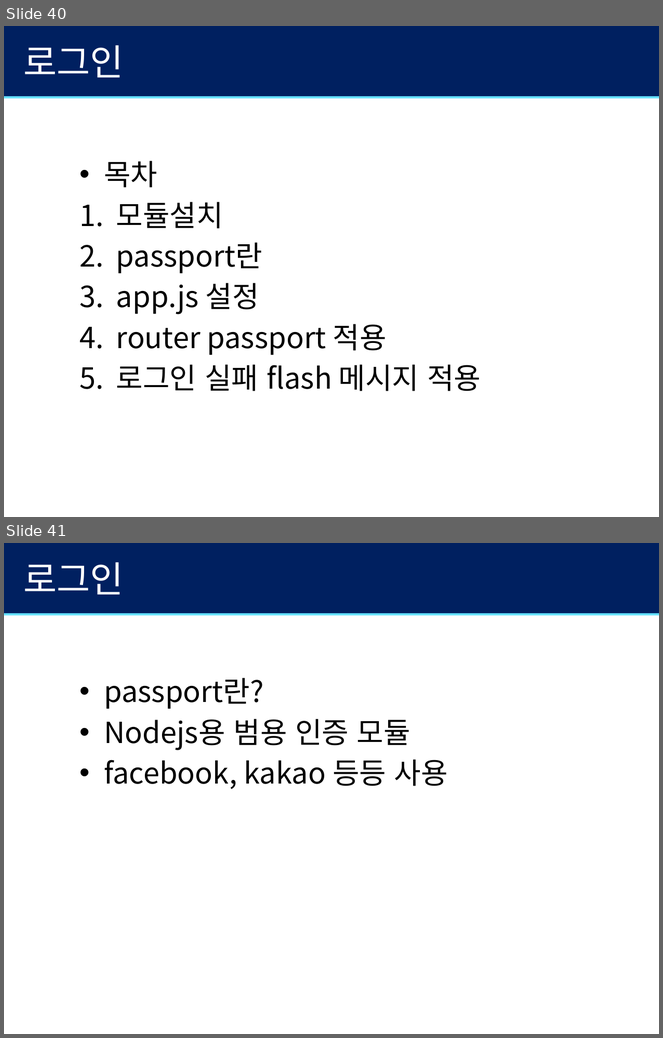
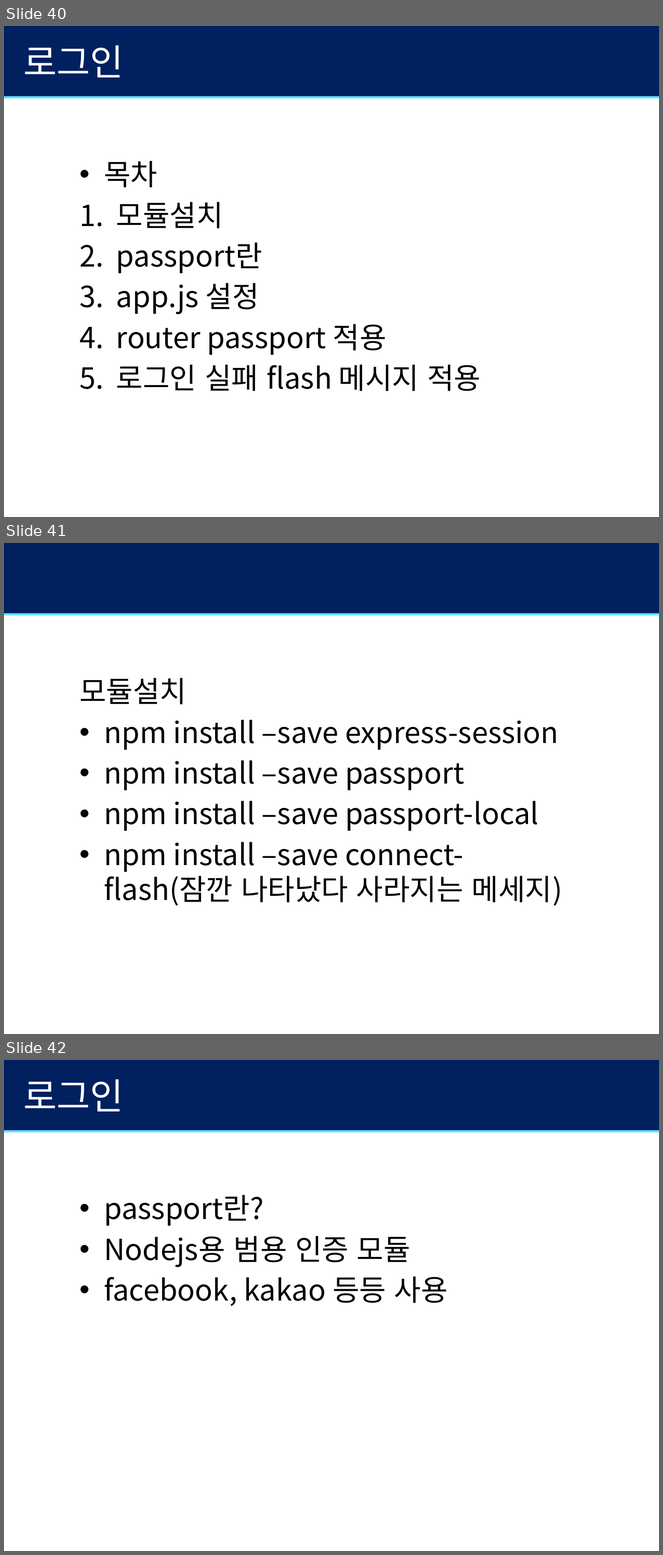
Before and after one commit to Dev-MJ/Node-React, a slide deck: ppt/lecture_7.pptx. Shown one above the other, each under a label of ours: slides 40 and 41 before the commit, slides 40, 41 and 42 after it. The pictures are 663x1038 and 663x1555 pixels, drawn with LibreOffice and Linux fonts; fonts in the diff are those of the drawing; background and template pictures are left out. Boxes give left, top, right and bottom in pixels: in the first picture for what was removed or moved away, otherwise in the second. Text is boxed around its words. In the diff, an @@ line names an element or a change of style, - is before the commit and + after.

```diff
--- a/ppt/lecture_7.pptx
+++ b/ppt/lecture_7.pptx
@@ slide 41 added at (4, 543, 659, 1034), background #FFFFFF; not listed: 2 template elements that a slide beside it also shows @@
@@ text added at (79, 678, 562, 906), 32 pt, text #000000 @@
+모듈설치
+• npm install –save express-session
+• npm install –save passport
+• npm install –save passport-local
+• npm install –save connect-flash(잠깐 나타났다 사라지는 메세지)
@@ what was slide 41 is now slide 42 @@
```
Also in this commit, not shown: 1 slide changed, 21 other files.
